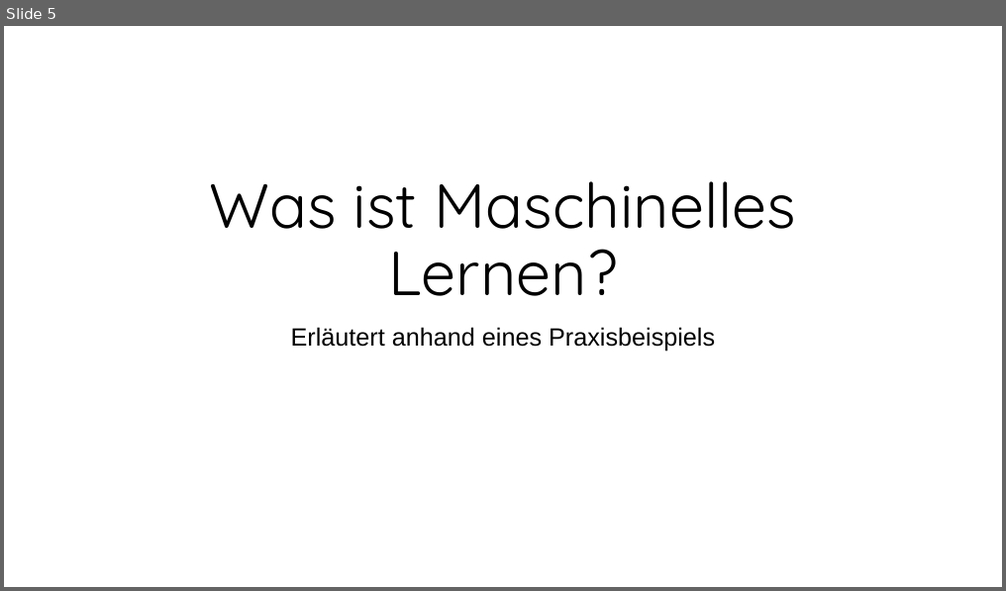
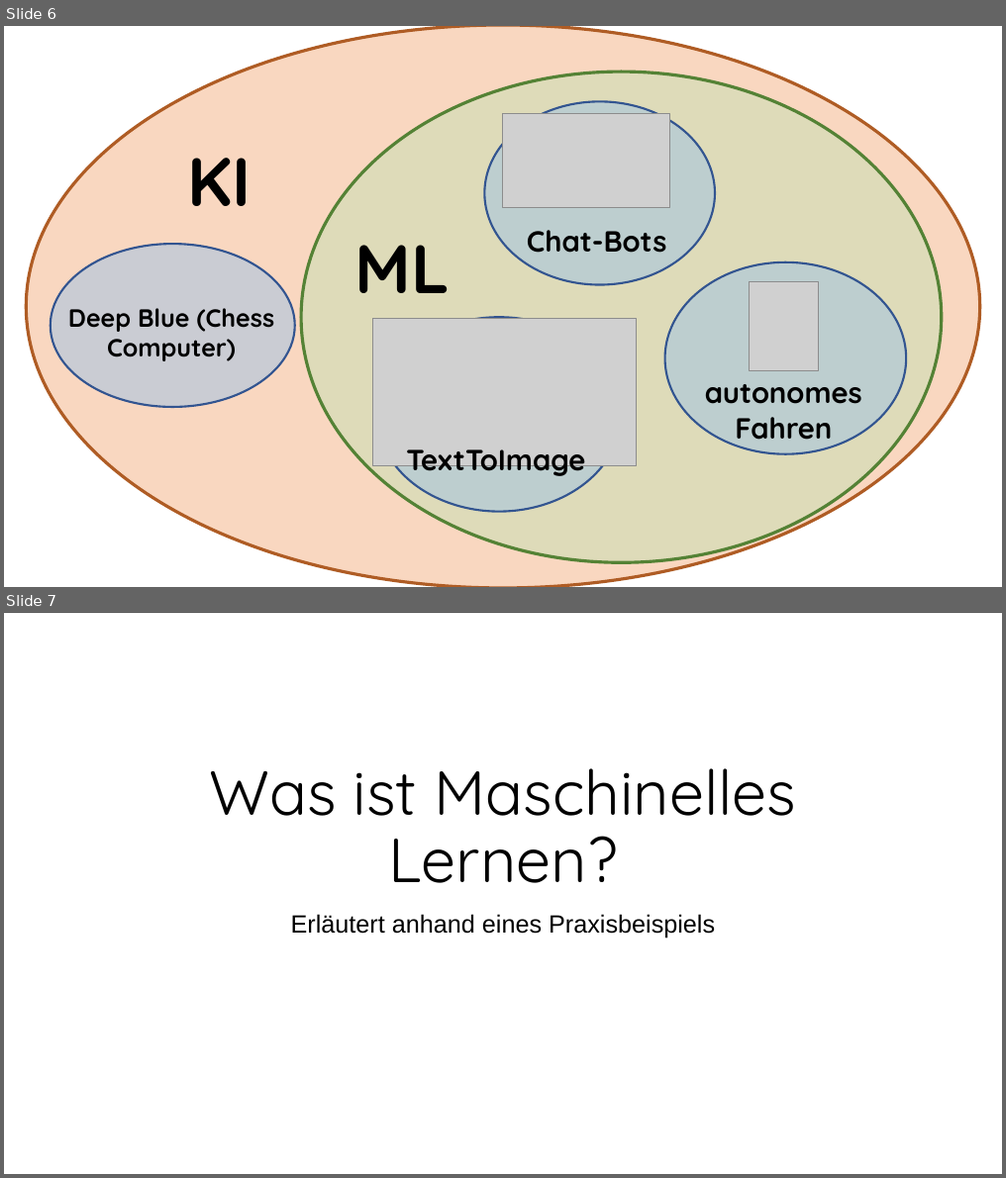
Before and after one commit to SemJoerg/DigitRecognition, a slide deck: presentation/presentation.pptx. Shown one above the other, each under a label of ours: slide 5 before the commit, slides 6 and 7 after it. The pictures are 1006x591 and 1006x1178 pixels, drawn with LibreOffice and Linux fonts; fonts in the diff are those of the drawing; grey boxes stand for pictures; background and template pictures are left out. Boxes give left, top, right and bottom in pixels: in the first picture for what was removed or moved away, otherwise in the second. Text is boxed around its words. In the diff, an @@ line names an element or a change of style, - is before the commit and + after.

```diff
--- a/presentation/presentation.pptx
+++ b/presentation/presentation.pptx
@@ slide 6 added at (4,26,1002,587), background picture (left out) @@
@@ ellipse added at (26,26,979,587), fill #ED7D31 at 30% opacity, outline #AF5C24 3 pt @@
@@ ellipse added at (301,72,942,563), fill #C5E0B4 at 50% opacity, outline #548235 3 pt @@
@@ ellipse added at (484,101,715,285), fill #9DC3E6 at 50% opacity, outline #325491 2 pt @@
@@ picture added at (503,113,669,207) @@
@@ text added at (187,158,251,206), 66 pt, text #000000, bold @@
+KI
@@ text added at (527,230,667,253), 28 pt, text #000000, bold @@
+Chat-Bots
@@ ellipse added at (51,244,295,407), fill #9DC3E6 at 50% opacity, outline #325491 2 pt @@
@@ text added at (355,245,450,293), 66 pt, text #000000, bold @@
+ML
@@ ellipse added at (665,263,906,455), fill #9DC3E6 at 50% opacity, outline #325491 2 pt @@
@@ picture added at (748,282,818,372) @@
@@ text added at (68,308,275,362), 24 pt, text #000000, bold @@
+Deep Blue (Chess Computer)
@@ picture added at (373,319,636,467) @@
@@ ellipse added at (377,317,621,512), fill #9DC3E6 at 50% opacity, outline #325491 2 pt @@
@@ text added at (705,384,862,447), 28 pt, text #000000, bold @@
+autonomes Fahren
@@ text added at (406,450,585,479), 28 pt, text #000000, bold @@
+TextToImage
@@ what was slide 5 is now slide 7 @@
```
Also in this commit, not shown: 3 slides changed, 11 other slides added, 10 slides removed, 14 other files.
